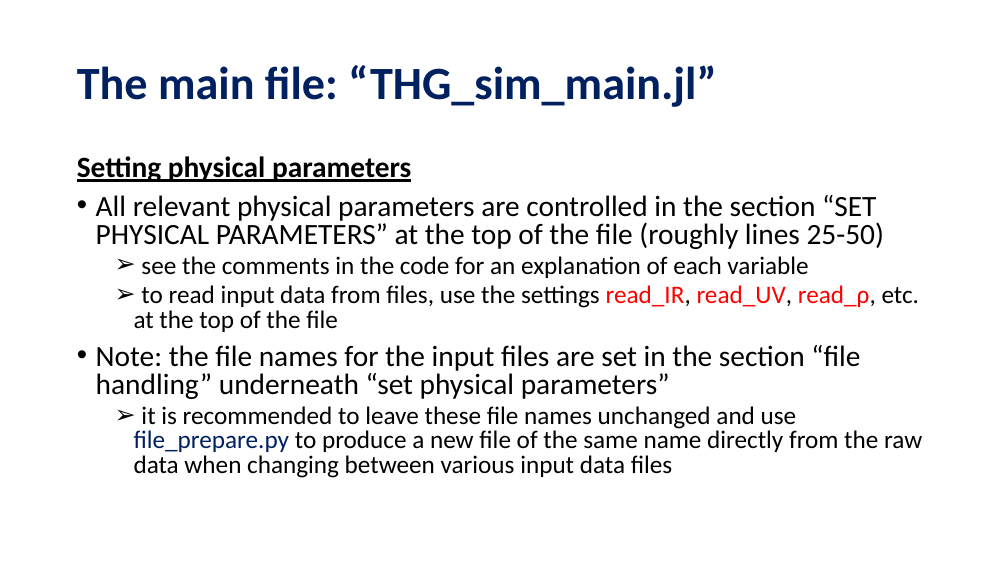
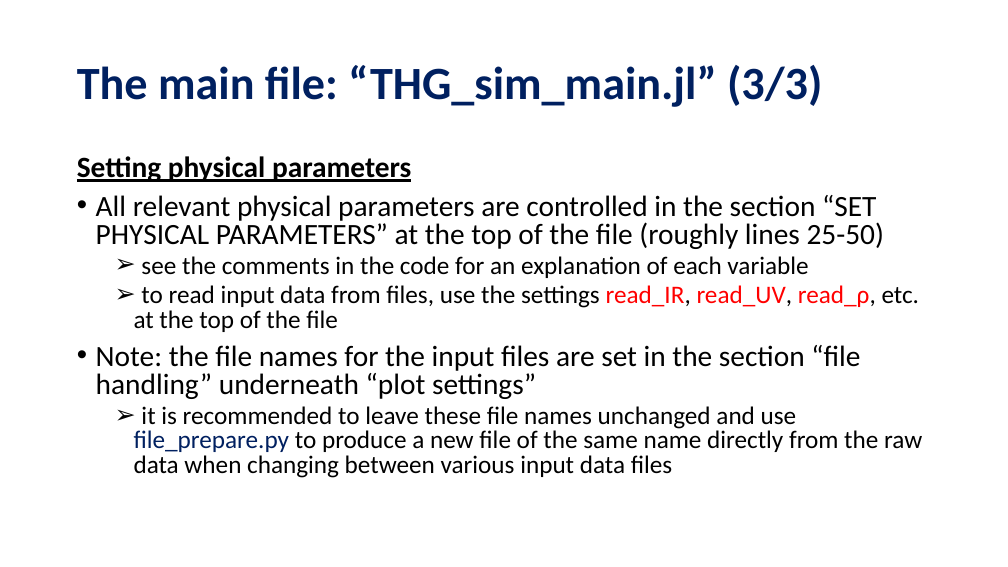
Before and after one commit to david-f-amorim/Simulating-THG-of-few-femtosecond-pulses-in-a-noble-gas-, a slide deck: slide 8 of presentations/DESY - Code Handover.pptx. Drawn at 1008x567 pixels with LibreOffice and Linux fonts; fonts in the diff are those of the drawing. Boxes give left, top, right and bottom in pixels: in the first picture for what was removed or moved away, otherwise in the second. Text is boxed around its words. In the diff, an @@ line names an element or a change of style, - is before the commit and + after.

```diff
--- a/presentations/DESY - Code Handover.pptx
+++ b/presentations/DESY - Code Handover.pptx
@@ title at (77,65,822,107): text changed @@
-The main file: “THG_sim_main.jl”
+The main file: “THG_sim_main.jl” (3/3)
@@ text at (96,345,860,399): text changed @@
-• Note: the file names for the input files are set in the section “file handling” underneath “set physical parameters”
+• Note: the file names for the input files are set in the section “file handling” underneath “plot settings”
```
Also in this commit, not shown: 6 other slides changed, 33 other files.
